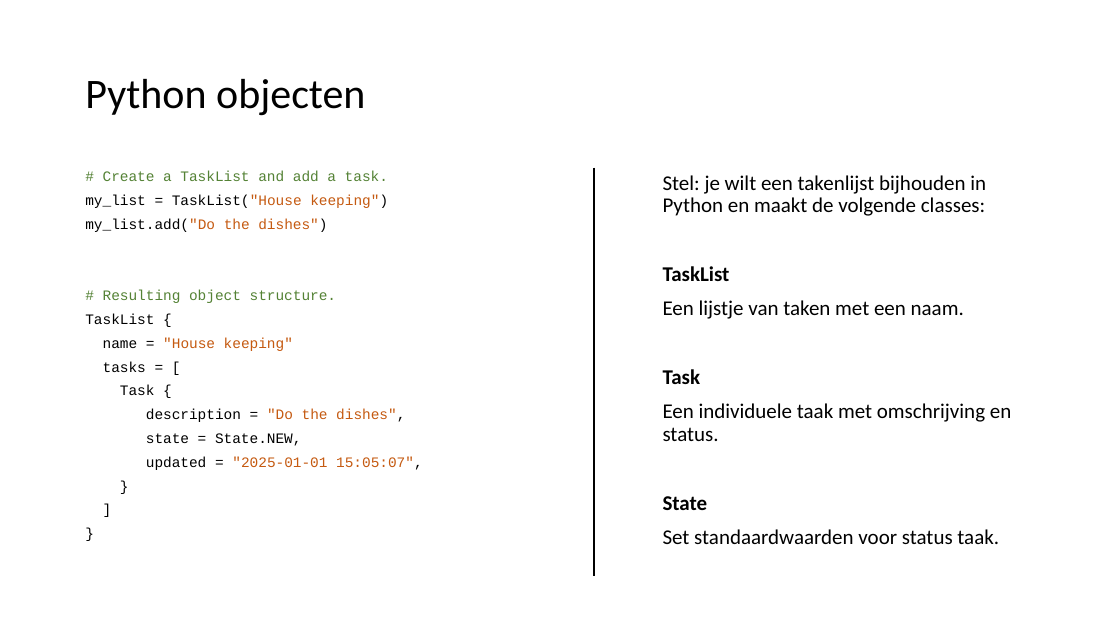
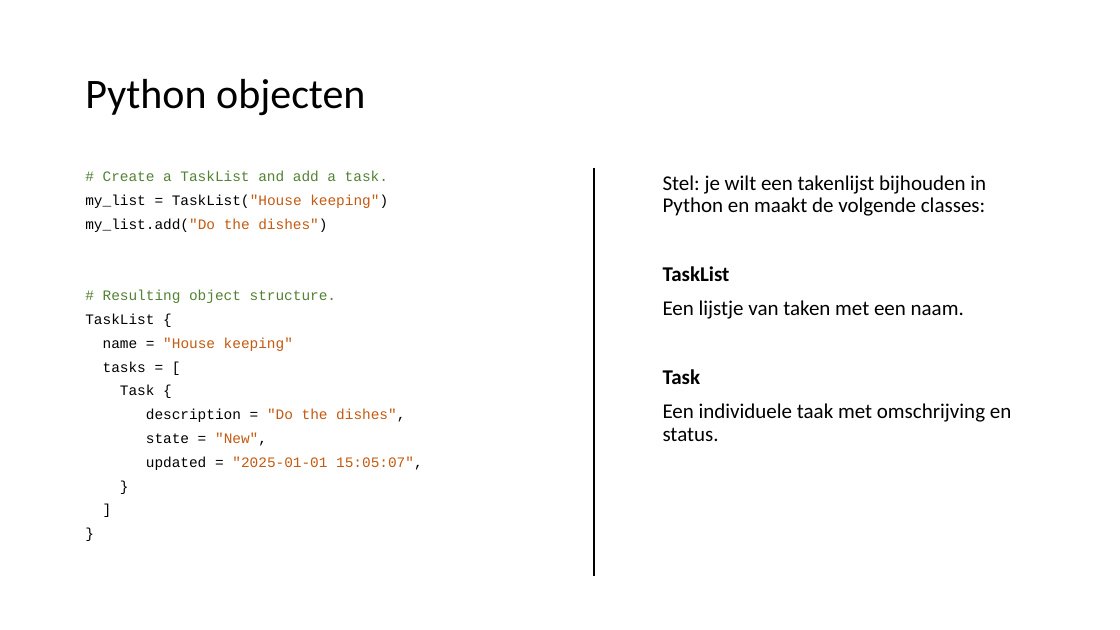
Before and after one commit to LFKoning/knowledge-sharing, a slide deck: slide 51 of sql_course/3_python/3_python.pptx. Drawn at 1120x630 pixels with LibreOffice and Linux fonts; fonts in the diff are those of the drawing. Boxes give left, top, right and bottom in pixels: in the first picture for what was removed or moved away, otherwise in the second. Text is boxed around its words. In the diff, an @@ line names an element or a change of style, - is before the commit and + after.

```diff
--- a/sql_course/3_python/3_python.pptx
+++ b/sql_course/3_python/3_python.pptx
@@ text at (x1=146, y1=432, x2=267, y2=446): text changed @@
-state = State.NEW,
+state = "New",
@@ text at (x1=663, y1=496, x2=999, y2=544): paragraphs removed @@
-State
-Set standaardwaarden voor status taak.
```
Also in this commit, not shown: 14 other slides changed, 2 other files.
